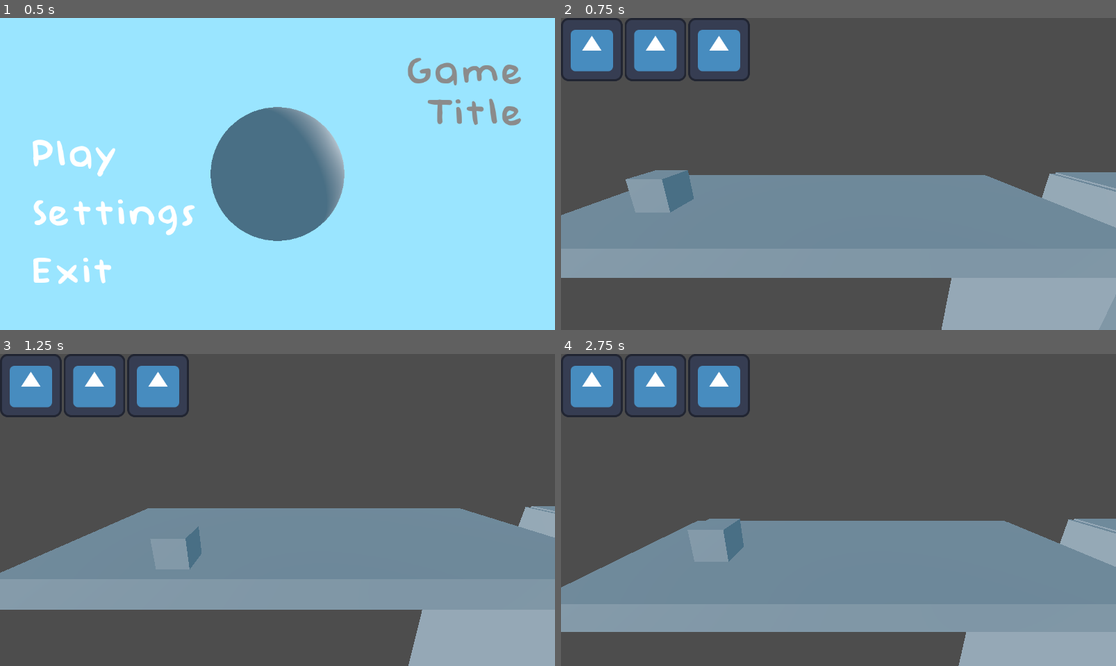
Above: before the commit, frames 1-4 (two rows, left to right).
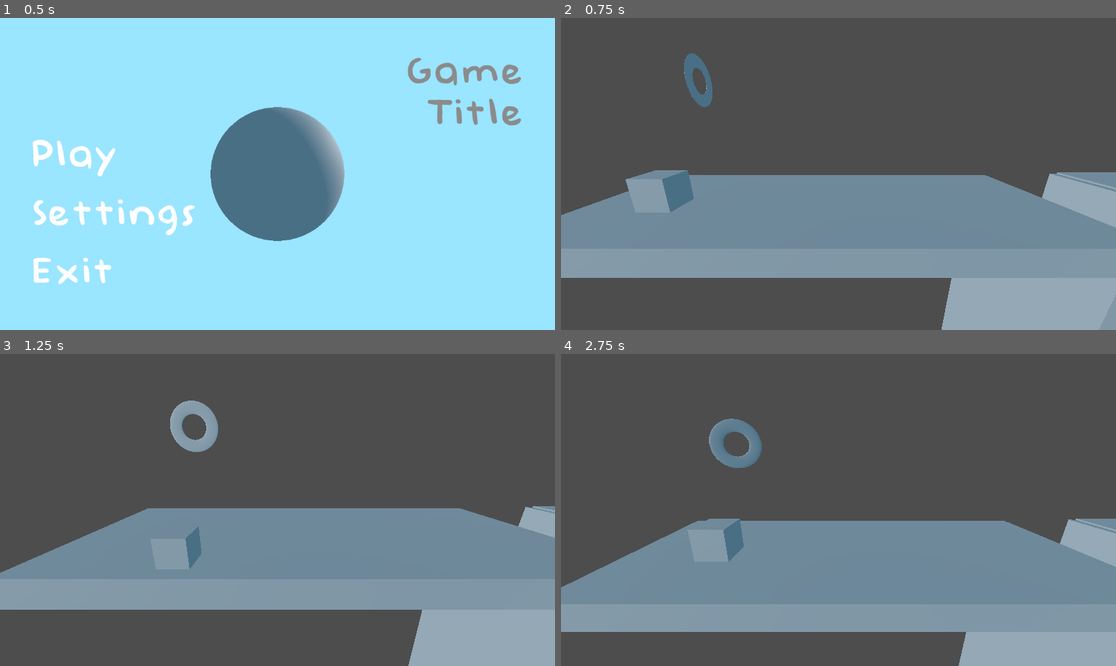
Above: after the commit, the same moments.

Repository: Nof-va/13dt1-nofo
Game: Godot game, scene res://Scenes/main_menu.tscn
Two runs of this game, one before a commit and one after it. Both use one fixed random seed, a clock stepped at 60 frames per second and the inputs below. Before the commit the project starts from res://Scenes/menu.tscn. The engine's default icon, where the game draws it, is replaced by a stand-in: a white triangle on a blue panel in a dark square.
Inputs:
- Up to frame 1 (0.5 s): no input
- Up to frame 2 (0.75 s): click "Settings" at 0.5 s
- Up to frame 3 (1.25 s): no input
- Up to frame 4 (2.75 s): tap Enter (ui_accept) at 1.25, 1.52, 2.27 s; hold D (move_right) 1.28-2.03 s; tap W (move_away) at 1.35 s; hold A (move_left) from 2.03 s (still down); tap S (move_toward) at 2.1 s

Frame 1 is identical in both runs. In frame 2, 4.3% of the frame differs, in the area x 0-100%, y 0-56%; in frame 3, 4.7%; in frame 4, 4.8%, in the area x 0-100%, y 0-58%.
Error before the commit: Attempt to call function 'get_children' in base 'null instance' on a null instance. (res://Scripts/death_zone.gd:11)

Commit message:
Game environment + checkpoint indicator

Diff:
--- a/13dt1-as91907-project/Scenes/checkpoint.tscn
+++ b/13dt1-as91907-project/Scenes/checkpoint.tscn
@@ -1,7 +1,71 @@
-[gd_scene load_steps=2 format=3 uid="uid://rc5fcal65tce"]
+[gd_scene load_steps=6 format=3 uid="uid://rc5fcal65tce"]
 
 [sub_resource type="BoxShape3D" id="BoxShape3D_7qvnw"]
 size = Vector3(1, 5.63391, 8.58658)
+
+[sub_resource type="TorusMesh" id="TorusMesh_eclpt"]
+
+[sub_resource type="Animation" id="Animation_ysw5s"]
+length = 0.001
+tracks/0/type = "value"
+tracks/0/imported = false
+tracks/0/enabled = true
+tracks/0/path = NodePath(".:position")
+tracks/0/interp = 1
+tracks/0/loop_wrap = true
+tracks/0/keys = {
+"times": PackedFloat32Array(0),
+"transitions": PackedFloat32Array(1),
+"update": 0,
+"values": [Vector3(0, 0, 0)]
+}
+tracks/1/type = "value"
+tracks/1/imported = false
+tracks/1/enabled = true
+tracks/1/path = NodePath(".:rotation")
+tracks/1/interp = 1
+tracks/1/loop_wrap = true
+tracks/1/keys = {
+"times": PackedFloat32Array(0),
+"transitions": PackedFloat32Array(1),
+"update": 0,
+"values": [Vector3(1.5708, 0, 0)]
+}
+
+[sub_resource type="Animation" id="Animation_ujtob"]
+resource_name = "checkpoint_reached"
+length = 0.5
+step = 0.5
+tracks/0/type = "value"
+tracks/0/imported = false
+tracks/0/enabled = true
+tracks/0/path = NodePath(".:position")
+tracks/0/interp = 1
+tracks/0/loop_wrap = true
+tracks/0/keys = {
+"times": PackedFloat32Array(0, 0.25, 0.5),
+"transitions": PackedFloat32Array(1, 1, 1),
+"update": 0,
+"values": [Vector3(0, 0, 0), Vector3(0, 1, 0), Vector3(0, 0, 0)]
+}
+tracks/1/type = "value"
+tracks/1/imported = false
+tracks/1/enabled = true
+tracks/1/path = NodePath(".:rotation")
+tracks/1/interp = 1
+tracks/1/loop_wrap = true
+tracks/1/keys = {
+"times": PackedFloat32Array(0, 0.25, 0.5),
+"transitions": PackedFloat32Array(1, 1, 1),
+"update": 0,
+"values": [Vector3(1.5708, 0, 0), Vector3(1.5708, 3.14159, 0), Vector3(1.5708, 6.28319, 0)]
+}
+
+[sub_resource type="AnimationLibrary" id="AnimationLibrary_rwtyb"]
+_data = {
+"RESET": SubResource("Animation_ysw5s"),
+"checkpoint_reached": SubResource("Animation_ujtob")
+}
 
 [node name="Area3D" type="Area3D"]
 
@@ -11,3 +75,16 @@
 
 [node name="Respawn" type="Marker3D" parent="."]
 transform = Transform3D(1, 0, 0, 0, 1, 0, 0, 0, 1, 0, 3, 0)
+
+[node name="Node3D" type="Node3D" parent="."]
+transform = Transform3D(1, 0, 0, 0, 1, 0, 0, 0, 1, 0, 4.85144, 0)
+
+[node name="MeshInstance3D" type="MeshInstance3D" parent="Node3D"]
+transform = Transform3D(1, 0, 0, 0, -3.61999e-07, -1, 0, 0.1, -3.61999e-06, 0, 0, 0)
+mesh = SubResource("TorusMesh_eclpt")
+skeleton = NodePath("../..")
+
+[node name="AnimationPlayer" type="AnimationPlayer" parent="Node3D/MeshInstance3D"]
+libraries = {
+"": SubResource("AnimationLibrary_rwtyb")
+}
--- a/13dt1-as91907-project/Scenes/gameplay.tscn
+++ b/13dt1-as91907-project/Scenes/gameplay.tscn
@@ -1,9 +1,7 @@
-[gd_scene load_steps=14 format=3 uid="uid://3t18mjro8ddi"]
-
-[ext_resource type="PackedScene" uid="uid://qyvxj6m7bb1f" path="res://Scenes/playerbody.tscn" id="1_1bkrg"]
-[ext_resource type="Script" path="res://Scripts/gameplay.gd" id="1_ofcps"]
+[gd_scene load_steps=21 format=3 uid="uid://3t18mjro8ddi"]
+
+[ext_resource type="PackedScene" uid="uid://qyvxj6m7bb1f" path="res://Scenes/player_body.tscn" id="1_1bkrg"]
 [ext_resource type="Script" path="res://Scripts/death_zone.gd" id="3_jobk0"]
-[ext_resource type="PackedScene" uid="uid://cxh13coc00suo" path="res://Scenes/hud_hearts.tscn" id="3_t4t68"]
 [ext_resource type="PackedScene" uid="uid://rc5fcal65tce" path="res://Scenes/checkpoint.tscn" id="4_yb5ha"]
 [ext_resource type="Script" path="res://Scripts/checkpoint_manager.gd" id="5_u86mw"]
 [ext_resource type="Script" path="res://Scripts/checkpoint.gd" id="5_w30xl"]
@@ -18,14 +16,37 @@
 [sub_resource type="BoxShape3D" id="BoxShape3D_3dodp"]
 size = Vector3(5.25154, 1, 7.2934)
 
+[sub_resource type="BoxMesh" id="BoxMesh_5pf2a"]
+
+[sub_resource type="BoxShape3D" id="BoxShape3D_1tgny"]
+size = Vector3(9.98387, 1, 7.2934)
+
+[sub_resource type="BoxMesh" id="BoxMesh_kktov"]
+
+[sub_resource type="BoxShape3D" id="BoxShape3D_6dnkk"]
+size = Vector3(9.56688, 1, 7.2934)
+
+[sub_resource type="BoxMesh" id="BoxMesh_yajku"]
+
+[sub_resource type="BoxShape3D" id="BoxShape3D_70bnq"]
+size = Vector3(2.81786, 1, 7.2934)
+
 [sub_resource type="BoxShape3D" id="BoxShape3D_1pbxc"]
 size = Vector3(27.5808, 2.41455, 19.8372)
 
 [sub_resource type="BoxShape3D" id="BoxShape3D_r6gl3"]
 size = Vector3(4.34924, 2.41455, 19.8372)
 
+[sub_resource type="BoxShape3D" id="BoxShape3D_3g1gx"]
+size = Vector3(91.1378, 2.41455, 19.8372)
+
+[sub_resource type="BoxShape3D" id="BoxShape3D_tmhmw"]
+size = Vector3(131.561, 28.8941, 1)
+
+[sub_resource type="BoxShape3D" id="BoxShape3D_x23wt"]
+size = Vector3(119.913, 28.8941, 1)
+
 [node name="Node3D" type="Node3D"]
-script = ExtResource("1_ofcps")
 
 [node name="DirectionalLight3D" type="DirectionalLight3D" parent="."]
 transform = Transform3D(0.536563, 0.25173, -0.805439, 1.12812e-08, 0.95447, 0.298308, 0.84386, -0.160061, 0.512133, -7.45239, 7.95387, 12.1655)
@@ -33,113 +54,219 @@
 [node name="Player" parent="." instance=ExtResource("1_1bkrg")]
 transform = Transform3D(1, 0, 0, 0, 1, 0, 0, 0, 1, -4.74864, 1.97683, 0)
 
-[node name="StaticBody3D" type="StaticBody3D" parent="."]
+[node name="Platform" type="StaticBody3D" parent="."]
 transform = Transform3D(1, 0, 0, 0, 1, 0, 0, 0, 1, 0, 0, -2.67251)
 metadata/_edit_group_ = true
 
-[node name="MeshInstance3D" type="MeshInstance3D" parent="StaticBody3D"]
-transform = Transform3D(19.3251, 0, 0, 0, 1, 0, 0, 0, 7.2974, 0, 0, 0)
-mesh = SubResource("BoxMesh_l6dbt")
-skeleton = NodePath("")
-
-[node name="CollisionShape3D" type="CollisionShape3D" parent="StaticBody3D"]
-transform = Transform3D(1, 0, 0, 0, 1, 0, 0, 0, 1, -0.0015564, 0, -0.000335693)
-shape = SubResource("BoxShape3D_73yyx")
-
-[node name="StaticBody3D2" type="StaticBody3D" parent="."]
+[node name="MeshInstance3D" type="MeshInstance3D" parent="Platform"]
+transform = Transform3D(19.3251, 0, 0, 0, 1, 0, 0, 0, 7.2974, 0, 0, 0)
+mesh = SubResource("BoxMesh_l6dbt")
+skeleton = NodePath("")
+
+[node name="CollisionShape3D" type="CollisionShape3D" parent="Platform"]
+transform = Transform3D(1, 0, 0, 0, 1, 0, 0, 0, 1, -0.0015564, 0, -0.000335693)
+shape = SubResource("BoxShape3D_73yyx")
+
+[node name="Platform2" type="StaticBody3D" parent="."]
 transform = Transform3D(-0.00820297, 0.999966, 0, -0.999966, -0.00820297, 0, 0, 0, 1, 9.30317, -9.22972, -2.67251)
 metadata/_edit_group_ = true
 
-[node name="MeshInstance3D" type="MeshInstance3D" parent="StaticBody3D2"]
-transform = Transform3D(19.3251, 0, 0, 0, 1, 0, 0, 0, 7.2974, 0, 0, 0)
-mesh = SubResource("BoxMesh_l6dbt")
-skeleton = NodePath("")
-
-[node name="CollisionShape3D" type="CollisionShape3D" parent="StaticBody3D2"]
-transform = Transform3D(1, 0, 0, 0, 1, 0, 0, 0, 1, -0.0015564, 0, -0.000335693)
-shape = SubResource("BoxShape3D_73yyx")
-
-[node name="StaticBody3D3" type="StaticBody3D" parent="."]
+[node name="MeshInstance3D" type="MeshInstance3D" parent="Platform2"]
+transform = Transform3D(19.3251, 0, 0, 0, 1, 0, 0, 0, 7.2974, 0, 0, 0)
+mesh = SubResource("BoxMesh_l6dbt")
+skeleton = NodePath("")
+
+[node name="CollisionShape3D" type="CollisionShape3D" parent="Platform2"]
+transform = Transform3D(1, 0, 0, 0, 1, 0, 0, 0, 1, -0.0015564, 0, -0.000335693)
+shape = SubResource("BoxShape3D_73yyx")
+
+[node name="Platform3" type="StaticBody3D" parent="."]
 transform = Transform3D(-0.0283403, 0.999598, 0, -0.999598, -0.0283403, 0, 0, 0, 1, 13.9337, -9.09603, -2.67251)
 metadata/_edit_group_ = true
 
-[node name="MeshInstance3D" type="MeshInstance3D" parent="StaticBody3D3"]
-transform = Transform3D(19.3251, 0, 0, 0, 1, 0, 0, 0, 7.2974, 0, 0, 0)
-mesh = SubResource("BoxMesh_l6dbt")
-skeleton = NodePath("")
-
-[node name="CollisionShape3D" type="CollisionShape3D" parent="StaticBody3D3"]
-transform = Transform3D(1, 0, 0, 0, 1, 0, 0, 0, 1, -0.0015564, 0, -0.000335693)
-shape = SubResource("BoxShape3D_73yyx")
-
-[node name="StaticBody3D4" type="StaticBody3D" parent="."]
+[node name="MeshInstance3D" type="MeshInstance3D" parent="Platform3"]
+transform = Transform3D(19.3251, 0, 0, 0, 1, 0, 0, 0, 7.2974, 0, 0, 0)
+mesh = SubResource("BoxMesh_l6dbt")
+skeleton = NodePath("")
+
+[node name="CollisionShape3D" type="CollisionShape3D" parent="Platform3"]
+transform = Transform3D(1, 0, 0, 0, 1, 0, 0, 0, 1, -0.0015564, 0, -0.000335693)
+shape = SubResource("BoxShape3D_73yyx")
+
+[node name="Platform4" type="StaticBody3D" parent="."]
 transform = Transform3D(1, 0, 0, 0, 1, 0, 0, 0, 1, 11.6422, -18.2789, -2.67251)
 metadata/_edit_group_ = true
 
-[node name="MeshInstance3D" type="MeshInstance3D" parent="StaticBody3D4"]
+[node name="MeshInstance3D" type="MeshInstance3D" parent="Platform4"]
 transform = Transform3D(4.93423, -1.86265e-09, 0, 1.49012e-08, 0.979214, 0, 0, 0, 7.2974, 0, 0, 0)
 mesh = SubResource("BoxMesh_1iofh")
 skeleton = NodePath("")
 
-[node name="CollisionShape3D" type="CollisionShape3D" parent="StaticBody3D4"]
+[node name="CollisionShape3D" type="CollisionShape3D" parent="Platform4"]
 transform = Transform3D(1, 0, 0, 0, 1, 0, 0, 0, 1, -0.279612, -2.09808e-05, -0.000335693)
 shape = SubResource("BoxShape3D_3dodp")
 
-[node name="StaticBody3D5" type="StaticBody3D" parent="."]
+[node name="Platform5" type="StaticBody3D" parent="."]
 transform = Transform3D(1, 0, 0, 0, 1, 0, 0, 0, 1, 23.7101, 0.146729, -2.673)
 metadata/_edit_group_ = true
 
-[node name="MeshInstance3D" type="MeshInstance3D" parent="StaticBody3D5"]
-transform = Transform3D(19.3251, 0, 0, 0, 1, 0, 0, 0, 7.2974, 0, 0, 0)
-mesh = SubResource("BoxMesh_l6dbt")
-skeleton = NodePath("")
-
-[node name="CollisionShape3D" type="CollisionShape3D" parent="StaticBody3D5"]
-transform = Transform3D(1, 0, 0, 0, 1, 0, 0, 0, 1, -0.0015564, 0, -0.000335693)
-shape = SubResource("BoxShape3D_73yyx")
-
-[node name="Area3D2" type="Area3D" parent="." groups=["Player"]]
+[node name="MeshInstance3D" type="MeshInstance3D" parent="Platform5"]
+transform = Transform3D(9.80981, 0, 0, 0, 1, 0, 0, 0, 7.2974, -4.64671, 0, 0)
+mesh = SubResource("BoxMesh_5pf2a")
+skeleton = NodePath("")
+
+[node name="CollisionShape3D" type="CollisionShape3D" parent="Platform5"]
+transform = Transform3D(1, 0, 0, 0, 1, 0, 0, 0, 1, -4.66927, 0, -0.000335693)
+shape = SubResource("BoxShape3D_1tgny")
+
+[node name="Platform6" type="StaticBody3D" parent="."]
+transform = Transform3D(0.965935, -0.258785, 0, 0.258785, 0.965935, 0, 0, 0, 1, 35.013, 3.07502, -2.673)
+
+[node name="MeshInstance3D" type="MeshInstance3D" parent="Platform6"]
+transform = Transform3D(9.2456, 0, 0, -2.38419e-07, 1.13974, 0, 0, 0, 7.2974, -7.04049, -0.0552692, 0)
+mesh = SubResource("BoxMesh_kktov")
+skeleton = NodePath("")
+
+[node name="CollisionShape3D" type="CollisionShape3D" parent="Platform6"]
+transform = Transform3D(1, 0, 0, 0, 1, 0, 0, 0, 1, -7.1185, 4.76837e-07, -0.000335693)
+shape = SubResource("BoxShape3D_6dnkk")
+
+[node name="Platform7" type="StaticBody3D" parent="."]
+transform = Transform3D(1, 0, 0, 0, 1, 0, 0, 0, 1, 38.6539, 0.0213675, -2.673)
+metadata/_edit_group_ = true
+
+[node name="MeshInstance3D" type="MeshInstance3D" parent="Platform7"]
+transform = Transform3D(2.76294, 0, 0, 0, 1, 0, 0, 0, 7.2974, 0, 0, 0)
+mesh = SubResource("BoxMesh_yajku")
+skeleton = NodePath("")
+
+[node name="CollisionShape3D" type="CollisionShape3D" parent="Platform7"]
+transform = Transform3D(1, 0, 0, 0, 1, 0, 0, 0, 1, -0.0101051, 0, -0.000335693)
+shape = SubResource("BoxShape3D_70bnq")
+
+[node name="Platform8" type="StaticBody3D" parent="."]
+transform = Transform3D(1, 0, 0, 0, 1, 0, 0, 0, 1, 45.162, -1.79164, -2.673)
+metadata/_edit_group_ = true
+
+[node name="MeshInstance3D" type="MeshInstance3D" parent="Platform8"]
+transform = Transform3D(2.76294, 0, 0, 0, 1, 0, 0, 0, 7.2974, 0, 0, 0)
+mesh = SubResource("BoxMesh_yajku")
+skeleton = NodePath("")
+
+[node name="CollisionShape3D" type="CollisionShape3D" parent="Platform8"]
+transform = Transform3D(1, 0, 0, 0, 1, 0, 0, 0, 1, -0.0101051, 0, -0.000335693)
+shape = SubResource("BoxShape3D_70bnq")
+
+[node name="Platform9" type="StaticBody3D" parent="."]
+transform = Transform3D(1, 0, 0, 0, 1, 0, 0, 0, 1, 57.3816, -1.09212, -2.673)
+metadata/_edit_group_ = true
+
+[node name="MeshInstance3D" type="MeshInstance3D" parent="Platform9"]
+transform = Transform3D(2.76294, 0, 0, 0, 1, 0, 0, 0, 7.2974, 0, 0, 0)
+mesh = SubResource("BoxMesh_yajku")
+skeleton = NodePath("")
+
+[node name="CollisionShape3D" type="CollisionShape3D" parent="Platform9"]
+transform = Transform3D(1, 0, 0, 0, 1, 0, 0, 0, 1, -0.0101051, 0, -0.000335693)
+shape = SubResource("BoxShape3D_70bnq")
+
+[node name="Platform12" type="StaticBody3D" parent="."]
+transform = Transform3D(0.742607, -0.669727, 0, 0.669727, 0.742607, 0, 0, 0, 1, 62.0634, -0.0617993, -2.673)
+metadata/_edit_group_ = true
+
+[node name="MeshInstance3D" type="MeshInstance3D" parent="Platform12"]
+transform = Transform3D(2.76294, 0, 0, 0, 1, 0, 0, 0, 7.2974, 0, 0, 0)
+mesh = SubResource("BoxMesh_yajku")
+skeleton = NodePath("")
+
+[node name="CollisionShape3D" type="CollisionShape3D" parent="Platform12"]
+transform = Transform3D(1, 0, 0, 0, 1, 0, 0, 0, 1, -0.0101051, 0, -0.000335693)
+shape = SubResource("BoxShape3D_70bnq")
+
+[node name="Platform11" type="StaticBody3D" parent="."]
+transform = Transform3D(1, 0, 0, 0, 1, 0, 0, 0, 1, 51.5999, -1.29193, -2.673)
+metadata/_edit_group_ = true
+
+[node name="MeshInstance3D" type="MeshInstance3D" parent="Platform11"]
+transform = Transform3D(2.76294, 0, 0, 0, 1, 0, 0, 0, 7.2974, 0, 0, 0)
+mesh = SubResource("BoxMesh_yajku")
+skeleton = NodePath("")
+
+[node name="CollisionShape3D" type="CollisionShape3D" parent="Platform11"]
+transform = Transform3D(1, 0, 0, 0, 1, 0, 0, 0, 1, -0.0101051, 0, -0.000335693)
+shape = SubResource("BoxShape3D_70bnq")
+
+[node name="Platform10" type="StaticBody3D" parent="."]
+transform = Transform3D(1, 0, 0, 0, 1, 0, 0, 0, 1, 72.5441, 0.620204, -2.673)
+metadata/_edit_group_ = true
+
+[node name="MeshInstance3D" type="MeshInstance3D" parent="Platform10"]
+transform = Transform3D(19.3251, 0, 0, 0, 1, 0, 0, 0, 7.2974, 0, 0, 0)
+mesh = SubResource("BoxMesh_l6dbt")
+skeleton = NodePath("")
+
+[node name="CollisionShape3D" type="CollisionShape3D" parent="Platform10"]
+transform = Transform3D(1, 0, 0, 0, 1, 0, 0, 0, 1, -0.0015564, 0, -0.000335693)
+shape = SubResource("BoxShape3D_73yyx")
+
+[node name="DeathZone" type="Area3D" parent="." groups=["Player"]]
 transform = Transform3D(1, 0, 0, 0, 1, 0, 0, 0, 1, 0.520016, -3.88358, 0)
 script = ExtResource("3_jobk0")
 metadata/_edit_group_ = true
 
-[node name="CollisionShape3D" type="CollisionShape3D" parent="Area3D2"]
+[node name="CollisionShape3D" type="CollisionShape3D" parent="DeathZone"]
 transform = Transform3D(1, 0, 0, 0, 1, 0, 0, 0, 1, -4.74172, 0.6, -3.9855)
 shape = SubResource("BoxShape3D_1pbxc")
 
-[node name="Area3D4" type="Area3D" parent="." groups=["Player"]]
+[node name="DeathZone2" type="Area3D" parent="." groups=["Player"]]
 transform = Transform3D(1, 0, 0, 0, 1, 0, 0, 0, 1, 17.9143, -12.3695, 0)
 script = ExtResource("3_jobk0")
 metadata/_edit_group_ = true
 
-[node name="CollisionShape3D" type="CollisionShape3D" parent="Area3D4"]
+[node name="CollisionShape3D" type="CollisionShape3D" parent="DeathZone2"]
 transform = Transform3D(1, 0, 0, 0, 1, 0, 0, 0, 1, -6.38912, 0.6, -3.9855)
 shape = SubResource("BoxShape3D_r6gl3")
 
-[node name="Area3D3" type="Area3D" parent="." groups=["Player"]]
-transform = Transform3D(1, 0, 0, 0, 1, 0, 0, 0, 1, 33.0933, -3.88358, 0)
+[node name="DeathZone3" type="Area3D" parent="." groups=["Player"]]
+transform = Transform3D(1, 0, 0, 0, 1, 0, 0, 0, 1, 33.0933, -6.96277, 0)
 script = ExtResource("3_jobk0")
 metadata/_edit_group_ = true
 
-[node name="CollisionShape3D" type="CollisionShape3D" parent="Area3D3"]
-transform = Transform3D(1, 0, 0, 0, 1, 0, 0, 0, 1, -4.74172, 0.6, -3.9855)
-shape = SubResource("BoxShape3D_1pbxc")
-
-[node name="HudHearts" parent="." instance=ExtResource("3_t4t68")]
+[node name="CollisionShape3D" type="CollisionShape3D" parent="DeathZone3"]
+transform = Transform3D(1, 0, 0, 0, 1, 0, 0, 0, 1, 27.0368, 0.6, -3.9855)
+shape = SubResource("BoxShape3D_3g1gx")
 
 [node name="CheckpointManager" type="Node3D" parent="."]
 script = ExtResource("5_u86mw")
 
 [node name="Checkpoint" parent="CheckpointManager" instance=ExtResource("4_yb5ha")]
-transform = Transform3D(1, 0, 0, 0, 1, 0, 0, 0, 1, 26.6655, 0, -3.26642)
+transform = Transform3D(1, 0, 0, 0, 1, 0, 0, 0, 1, 18.6815, 0, -3.26642)
 script = ExtResource("5_w30xl")
 
 [node name="Checkpoint2" parent="CheckpointManager" instance=ExtResource("4_yb5ha")]
 transform = Transform3D(1, 0, 0, 0, 1, 0, 0, 0, 1, -5.10576, 0, -3.26642)
 script = ExtResource("5_w30xl")
 
-[connection signal="body_entered" from="Area3D2" to="Area3D2" method="_on_body_entered"]
-[connection signal="body_entered" from="Area3D4" to="Area3D4" method="_on_body_entered"]
-[connection signal="body_entered" from="Area3D3" to="Area3D3" method="_on_body_entered"]
+[node name="Checkpoint3" parent="CheckpointManager" instance=ExtResource("4_yb5ha")]
+transform = Transform3D(1, 0, 0, 0, 1, 0, 0, 0, 1, 68.8114, 0.646729, -2.07153)
+script = ExtResource("5_w30xl")
+
+[node name="SideWall" type="StaticBody3D" parent="."]
+
+[node name="CollisionShape3D" type="CollisionShape3D" parent="SideWall"]
+transform = Transform3D(1, 0, 0, 0, 1, 0, 0, 0, 1, 26.8515, -4.65787, 1.35647)
+shape = SubResource("BoxShape3D_tmhmw")
+
+[node name="SideWall2" type="StaticBody3D" parent="."]
+transform = Transform3D(1, 0, 0, 0, 1, 0, 0, 0, 1, 0, 0, -7.9481)
+
+[node name="CollisionShape3D" type="CollisionShape3D" parent="SideWall2"]
+transform = Transform3D(1, 0, 0, 0, 1, 0, 0, 0, 1, 35.3588, -4.65787, 1.35647)
+shape = SubResource("BoxShape3D_x23wt")
+
+[connection signal="body_entered" from="DeathZone" to="DeathZone" method="_on_body_entered"]
+[connection signal="body_entered" from="DeathZone2" to="DeathZone2" method="_on_body_entered"]
+[connection signal="body_entered" from="DeathZone3" to="DeathZone3" method="_on_body_entered"]
 [connection signal="body_entered" from="CheckpointManager/Checkpoint" to="CheckpointManager/Checkpoint" method="_on_body_entered"]
 [connection signal="body_entered" from="CheckpointManager/Checkpoint2" to="CheckpointManager/Checkpoint2" method="_on_body_entered"]
+[connection signal="body_entered" from="CheckpointManager/Checkpoint3" to="CheckpointManager/Checkpoint3" method="_on_body_entered"]
--- a/13dt1-as91907-project/Scenes/gameplay_hud.tscn
+++ /dev/null
@@ -1,14 +0,0 @@
-[gd_scene format=3 uid="uid://w6ap3pulwivu"]
-
-[node name="CanvasLayer" type="CanvasLayer"]
-
-[node name="Node3D" type="Node3D" parent="."]
-
-[node name="SubViewportContainer" type="SubViewportContainer" parent="Node3D"]
-offset_right = 40.0
-offset_bottom = 40.0
-metadata/_edit_use_anchors_ = true
-
-[node name="SubViewport" type="SubViewport" parent="Node3D/SubViewportContainer"]
-handle_input_locally = false
-render_target_update_mode = 4
--- a/13dt1-as91907-project/Scenes/hud_hearts.tscn
+++ /dev/null
@@ -1,21 +0,0 @@
-[gd_scene load_steps=2 format=3 uid="uid://cxh13coc00suo"]
-
-[ext_resource type="Texture2D" uid="uid://b37f3ddbt5eqq" path="res://Images/icon.svg" id="1_cgqpr"]
-
-[node name="CanvasLayer" type="CanvasLayer"]
-
-[node name="HBoxContainer" type="HBoxContainer" parent="."]
-offset_right = 1146.0
-offset_bottom = 131.0
-
-[node name="TextureRect" type="TextureRect" parent="HBoxContainer"]
-layout_mode = 2
-texture = ExtResource("1_cgqpr")
-
-[node name="TextureRect2" type="TextureRect" parent="HBoxContainer"]
-layout_mode = 2
-texture = ExtResource("1_cgqpr")
-
-[node name="TextureRect3" type="TextureRect" parent="HBoxContainer"]
-layout_mode = 2
-texture = ExtResource("1_cgqpr")
--- a/13dt1-as91907-project/Scenes/playerbody.tscn
+++ b/13dt1-as91907-project/Scenes/player_body.tscn
@@ -1,7 +1,6 @@
-[gd_scene load_steps=5 format=3 uid="uid://qyvxj6m7bb1f"]
+[gd_scene load_steps=4 format=3 uid="uid://qyvxj6m7bb1f"]
 
 [ext_resource type="Script" path="res://Scripts/playerbody.gd" id="1_qyis3"]
-[ext_resource type="PackedScene" uid="uid://cxh13coc00suo" path="res://Scenes/hud_hearts.tscn" id="2_31u11"]
 
 [sub_resource type="BoxMesh" id="BoxMesh_dd1i8"]
 
@@ -9,8 +8,6 @@
 
 [node name="Node3D" type="CharacterBody3D" groups=["Player"]]
 script = ExtResource("1_qyis3")
-
-[node name="Control" parent="." instance=ExtResource("2_31u11")]
 
 [node name="MeshInstance3D" type="MeshInstance3D" parent="."]
 mesh = SubResource("BoxMesh_dd1i8")
--- a/13dt1-as91907-project/Scenes/settings.tscn
+++ /dev/null
@@ -1,3 +0,0 @@
-[gd_scene format=3 uid="uid://c1mkjrfm700vx"]
-
-[node name="Settings" type="CanvasLayer"]
--- a/13dt1-as91907-project/Scripts/checkpoint.gd
+++ b/13dt1-as91907-project/Scripts/checkpoint.gd
@@ -8,10 +8,11 @@
 
 
 # Called every frame. 'delta' is the elapsed time since the previous frame.
-func _process(delta: float) -> void:
+func _process(_delta: float) -> void:
 	pass
 
 
 func _on_body_entered(body: Node3D) -> void:
 	if body.is_in_group("Player"):
 		checkpoint_manager.spawn_point = $Respawn.global_position
+		$Node3D/MeshInstance3D/AnimationPlayer.play("checkpoint_reached")
--- a/13dt1-as91907-project/Scripts/checkpoint_manager.gd
+++ b/13dt1-as91907-project/Scripts/checkpoint_manager.gd
@@ -8,5 +8,5 @@
 
 
 # Called every frame. 'delta' is the elapsed time since the previous frame.
-func _process(delta: float) -> void:
+func _process(_delta: float) -> void:
 	pass
--- a/13dt1-as91907-project/Scripts/death_zone.gd
+++ b/13dt1-as91907-project/Scripts/death_zone.gd
@@ -2,35 +2,31 @@
 
 var checkpoint_manager
 var player
-var lives_list
+var game_over = preload("res://Scenes/main_menu.tscn")
 
 # Called when the node enters the scene tree for the first time.
 func _ready() -> void:
-	Countlives.lives = 3
-	var lives_parents = $HudHearts/HBoxContainer
-	for child in lives_parents.get_children():
-		lives_list.append(child)
-
-	print(lives_list)
-
+	Global.lives = 3
 	player = get_parent().get_node("Player")
 	checkpoint_manager = get_parent().get_node("CheckpointManager")
 
 
 # Called every frame. 'delta' is the elapsed time since the previous frame.
-func _process(delta: float) -> void:
+func _process(_delta: float) -> void:
 	pass
 
 
 func _on_body_entered(body: Node3D) -> void:
-	if body.is_in_group("Player") and Countlives.lives > 0:
+	if body.is_in_group("Player") and Global.lives > 0:
 		kill_player()
-	if body.is_in_group("Player") and Countlives.lives == 0:
-		get_tree().change_scene_to_file("res://Scenes/menu.tscn")
-		Countlives.lives = 3
+	if body.is_in_group("Player") and Global.lives == 0:
+		get_tree().change_scene_to_packed.bind(game_over).call_deferred()
 
-	print(Countlives.lives)
+		#Original version of changing to different scene caused the error of
+		#get_tree().change_scene_to_file("res://Scenes/main_menu.tscn")
+
+	print(Global.lives)
 
 func kill_player():
-	Countlives.lives -= 1
+	Global.lives -= 1
 	player.position = checkpoint_manager.spawn_point
--- a/13dt1-as91907-project/Scripts/gameplay.gd
+++ /dev/null
@@ -1,7 +0,0 @@
-extends Node3D
-
-@export var player: Node3D
-
-# Called when the node enters the scene tree for the first time.
-func _ready() -> void:
-	pass
--- a/13dt1-as91907-project/project.godot
+++ b/13dt1-as91907-project/project.godot
@@ -11,13 +11,13 @@
 [application]
 
 config/name="13DT1 Big Project"
-run/main_scene="res://Scenes/menu.tscn"
+run/main_scene="res://Scenes/main_menu.tscn"
 config/features=PackedStringArray("4.3", "Forward Plus")
 config/icon="res://Images/icon.svg"
 
 [autoload]
 
-Countlives="*res://Scripts/countlives.gd"
+Global="*res://Scripts/global.gd"
 
 [global_group]
 
Not shown: 9 places in 13dt1-as91907-project/Scenes/main_menu.tscn that only renumber resources
Renamed: 13dt1-as91907-project/Scripts/countlives.gd -> 13dt1-as91907-project/Scripts/global.gd
